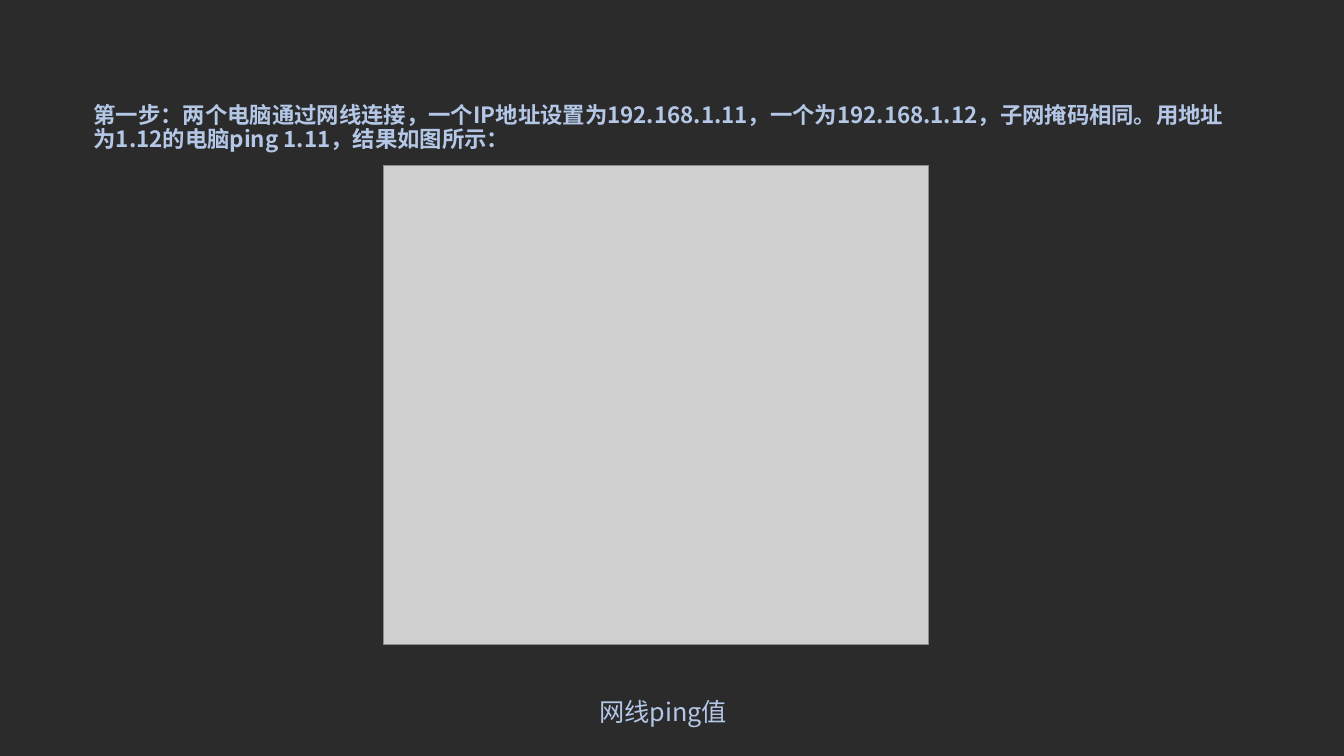
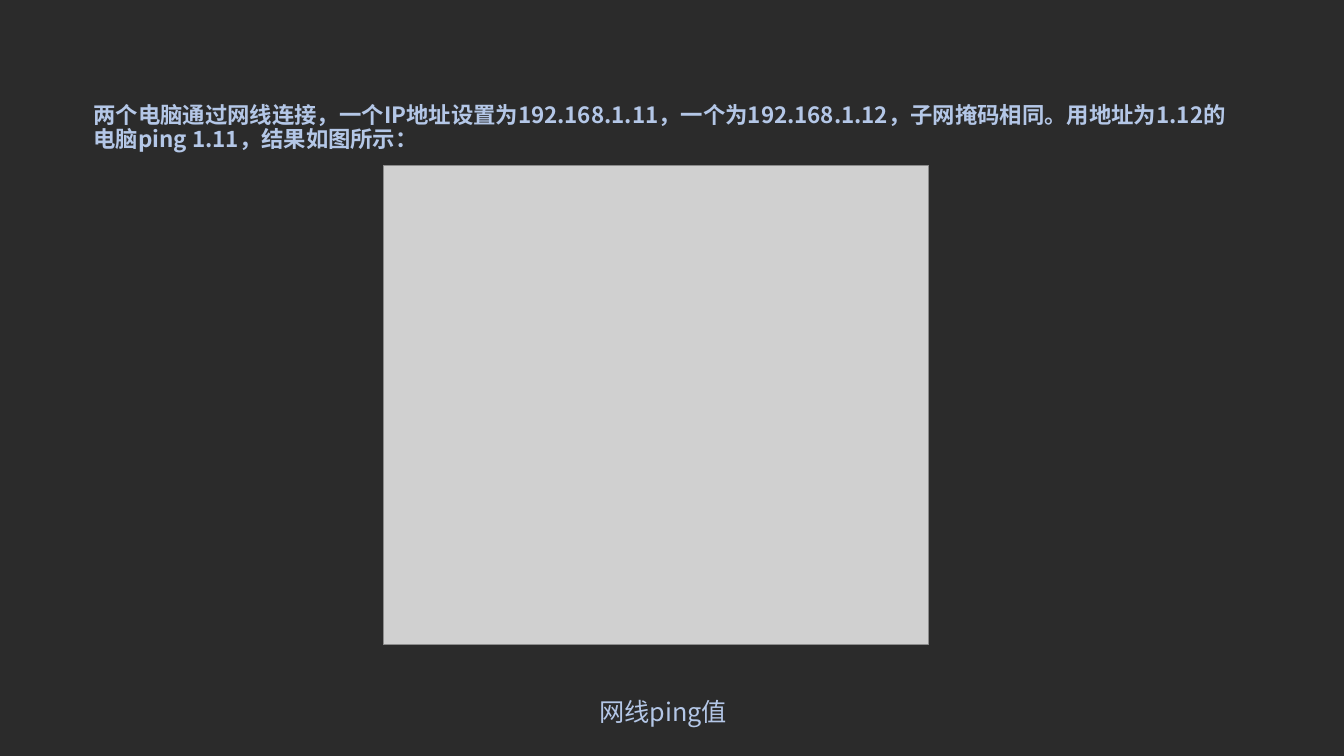
Before and after one commit to lhl1/lhl1.github.io, a slide deck: slide 7 of other/204实验.pptx. Drawn at 1344x756 pixels with LibreOffice and Linux fonts; fonts in the diff are those of the drawing; grey boxes stand for pictures; background and template pictures are left out; a plain dark background stands for a picture behind light text. Boxes give left, top, right and bottom in pixels: in the first picture for what was removed or moved away, otherwise in the second. Text is boxed around its words. In the diff, an @@ line names an element or a change of style, - is before the commit and + after.

```diff
--- a/other/204实验.pptx
+++ b/other/204实验.pptx
@@ title at (94, 104, 1226, 150): text changed @@
-第一步：两个电脑通过网线连接，一个IP地址设置为192.168.1.11，一个为192.168.1.12，子网掩码相同。用地址为1.12的电脑ping 1.11，结果如图所示：
+两个电脑通过网线连接，一个IP地址设置为192.168.1.11，一个为192.168.1.12，子网掩码相同。用地址为1.12的电脑ping 1.11，结果如图所示：
```
Also in this commit, not shown: 6 other slides changed, 1 slide added, 39 other files.
